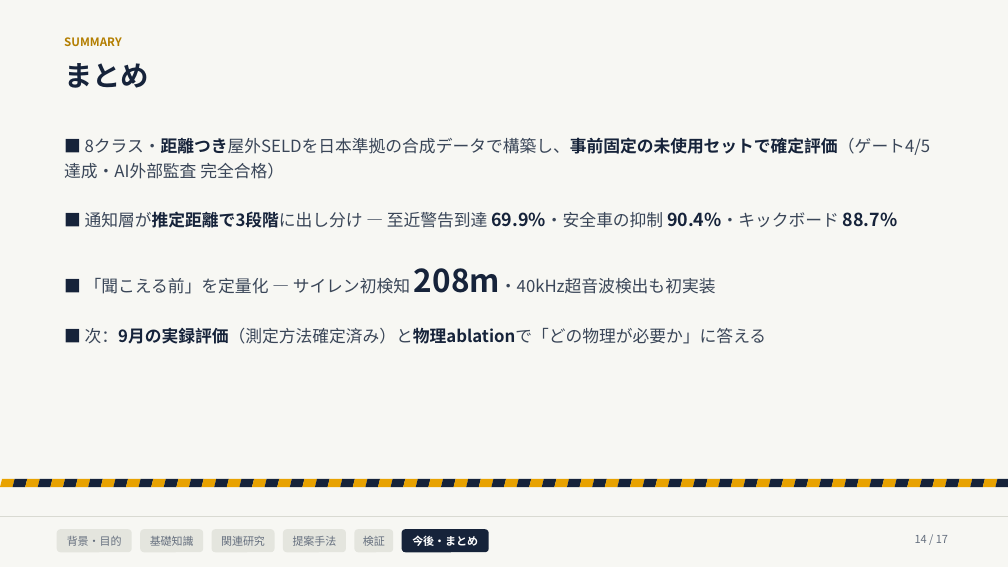
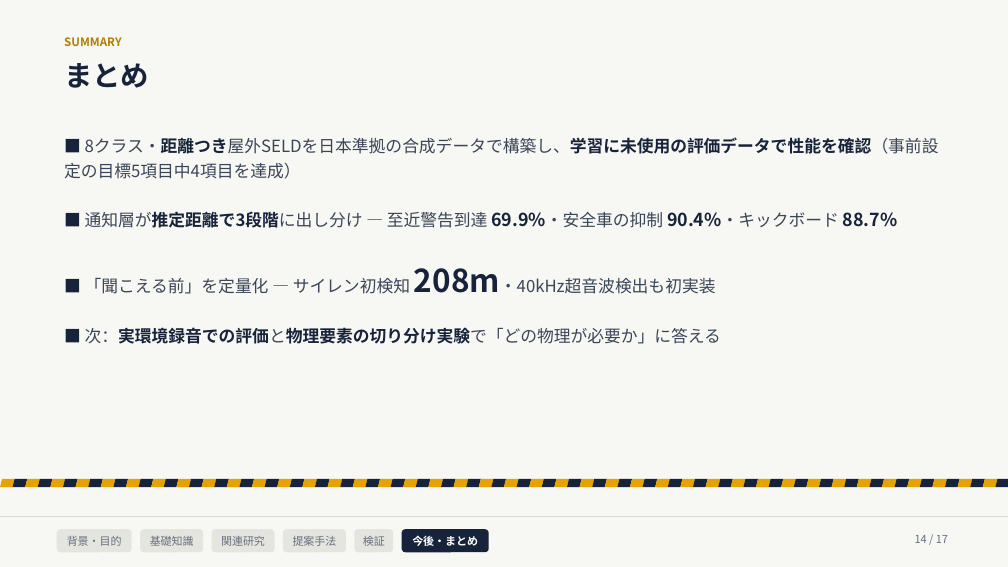
Before and after one commit to Noosdoo/outdoor-seld-sim, a slide deck: slide 14 of md/seminar/中間発表スライド_2026-08-10.pptx. Drawn at 1008x567 pixels with LibreOffice and Linux fonts; fonts in the diff are those of the drawing. Boxes give left, top, right and bottom in pixels: in the first picture for what was removed or moved away, otherwise in the second. Text is boxed around its words. In the diff, an @@ line names an element or a change of style, - is before the commit and + after.

```diff
--- a/md/seminar/中間発表スライド_2026-08-10.pptx
+++ b/md/seminar/中間発表スライド_2026-08-10.pptx
@@ text at bbox=[64, 137, 939, 179]: text changed @@
-■ 8クラス・距離つき屋外SELDを日本準拠の合成データで構築し、事前固定の未使用セットで確定評価（ゲート4/5達成・AI外部監査 完全合格）
+■ 8クラス・距離つき屋外SELDを日本準拠の合成データで構築し、学習に未使用の評価データで性能を確認（事前設定の目標5項目中4項目を達成）
@@ text at bbox=[85, 327, 721, 344]: text changed; text colour #3A4658 to #16233A; bold on @@
-■ 次：9月の実録評価（測定方法確定済み）と物理ablationで「どの物理が必要か」に答える
+■ 次：実環境録音での評価と物理要素の切り分け実験で「どの物理が必要か」に答える
```
Also in this commit, not shown: 9 other slides changed, 3 other files.
